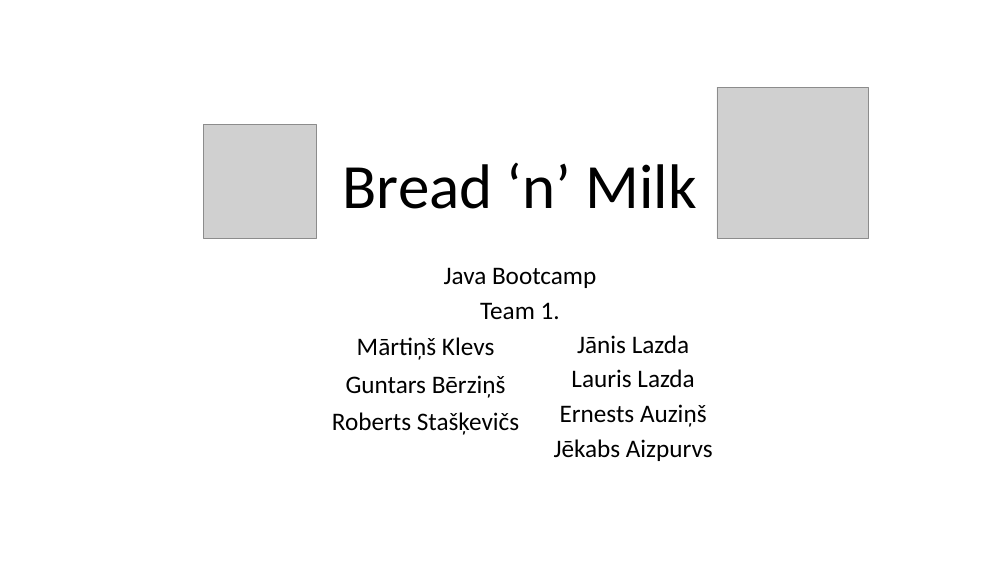
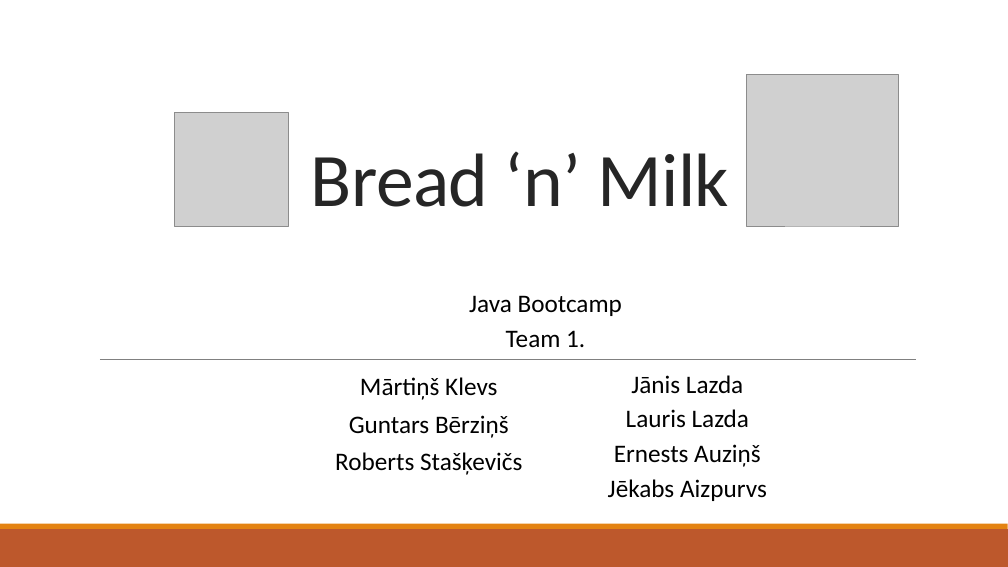
Before and after one commit to bricht/piens-un-maize, a slide deck: slide 1 of presentation/MilknBread.pptx. Drawn at 1008x567 pixels with LibreOffice and Linux fonts; fonts in the diff are those of the drawing; grey boxes stand for pictures. Boxes give left, top, right and bottom in pixels: in the first picture for what was removed or moved away, otherwise in the second. Text is boxed around its words. In the diff, an @@ line names an element or a change of style, - is before the commit and + after.

```diff
--- a/presentation/MilknBread.pptx
+++ b/presentation/MilknBread.pptx
@@ picture: place and size @@
-picture at [717, 87, 868, 238]
+picture at [747, 75, 898, 226]
@@ picture: place and size @@
-picture at [203, 125, 317, 238]
+picture at [175, 113, 288, 226]
@@ title "Bread ‘n’ Milk" at [311, 152, 729, 207]: size 60 to 72 pt, text colour #000000 to #262626, letter spacing 0 to -0.5 pt; line spacing 0.9 to 0.85 @@
@@ text "Java Bootcamp": place and size @@
-text "Java Bootcamp" at [444, 267, 596, 319]
+text "Java Bootcamp" at [469, 295, 622, 347]
@@ line added from (100, 359) to (917, 359), #808080 0.5 pt @@
@@ text "Mārtiņš Klevs": place and size @@
-text "Mārtiņš Klevs" at [332, 337, 519, 435]
+text "Mārtiņš Klevs" at [335, 377, 522, 475]
@@ text "Jānis Lazda": place and size @@
-text "Jānis Lazda" at [554, 335, 713, 461]
+text "Jānis Lazda" at [608, 375, 767, 501]
@@ rectangle added at [0, 529, 1008, 567], fill #BD582C @@
@@ rectangle added at [0, 524, 1008, 529], fill #E48312 @@
```
Also in this commit, not shown: 9 other slides changed, 1 other file.
